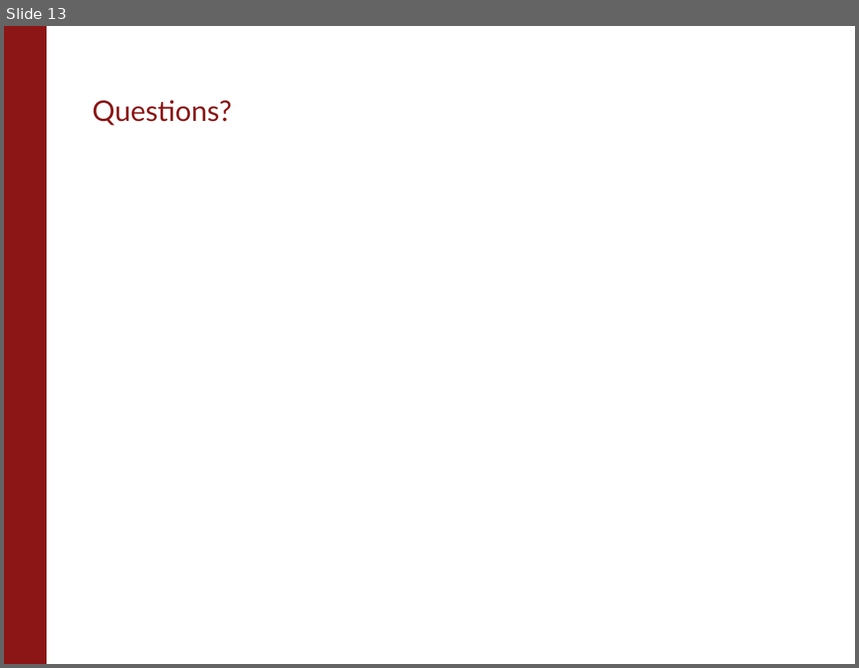
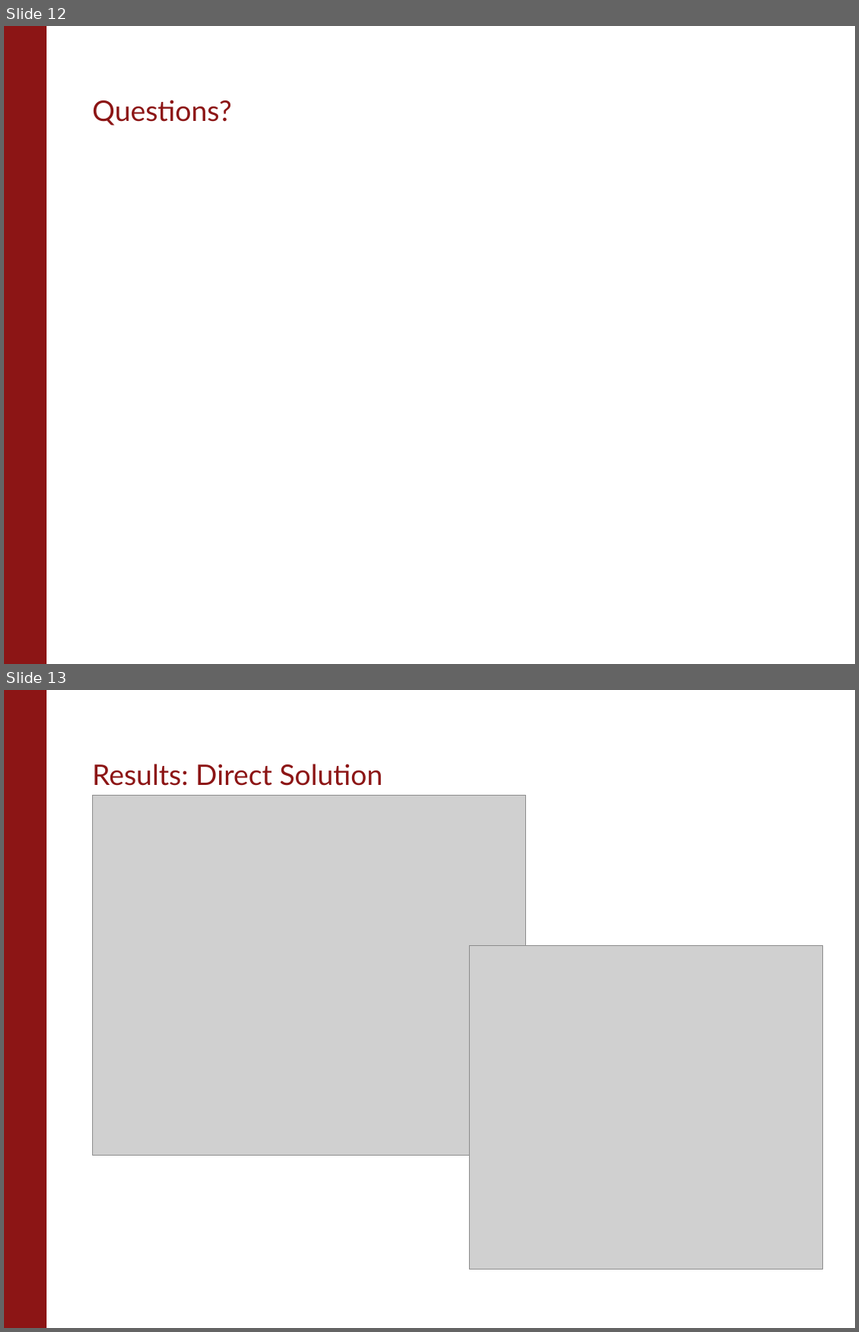
Before and after one commit to su2code/Documentation, a slide deck: Presentations/1st Workshop/Running_SU2.pptx. Shown one above the other, each under a label of ours: slide 13 before the commit, slides 12 and 13 after it. The pictures are 859x668 and 859x1332 pixels, drawn with LibreOffice and Linux fonts; fonts in the diff are those of the drawing; grey boxes stand for pictures; background and template pictures are left out. Boxes give left, top, right and bottom in pixels: in the first picture for what was removed or moved away, otherwise in the second. Text is boxed around its words. In the diff, an @@ line names an element or a change of style, - is before the commit and + after.

```diff
--- a/Presentations/1st Workshop/Running_SU2.pptx
+++ b/Presentations/1st Workshop/Running_SU2.pptx
@@ slide 13 added at (4, 690, 855, 1328), background #FFFFFF; not listed: 1 template element that a slide beside it also shows @@
@@ title added at (92, 764, 383, 786), 24 pt, text #8C1515 @@
+Results: Direct Solution
@@ picture added at (92, 796, 527, 1156) @@
@@ picture added at (470, 945, 823, 1270) @@
@@ what was slide 13 is now slide 12 @@
```
Also in this commit, not shown: 4 slides changed, 1 other slide added, 1 slide removed, 1 other file.
